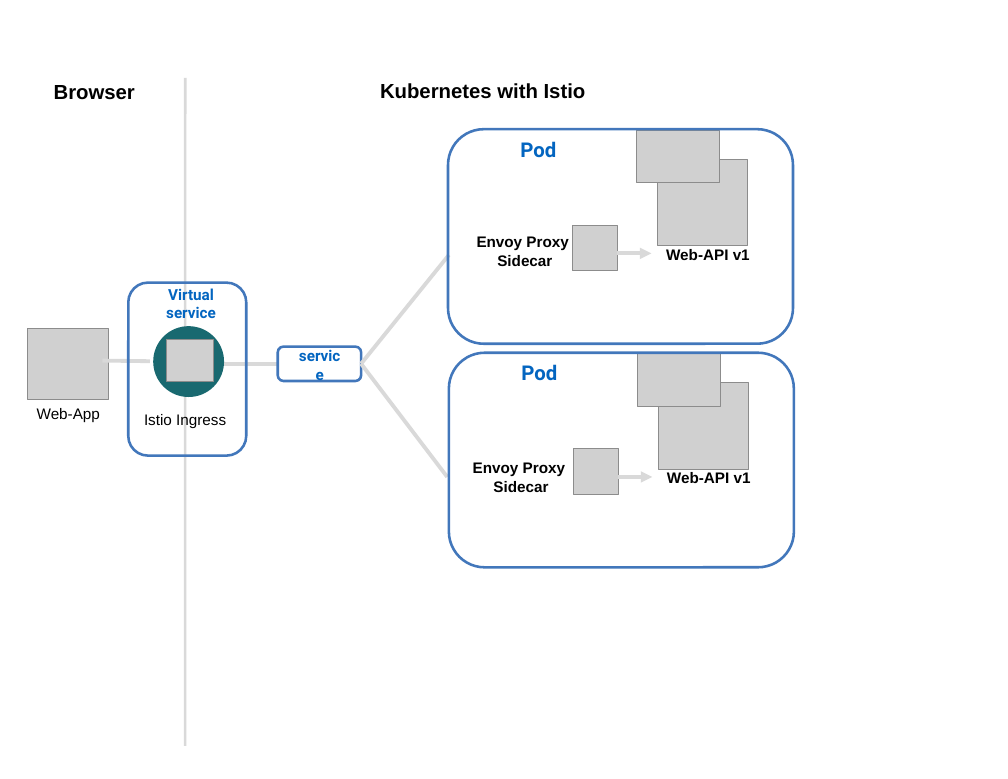
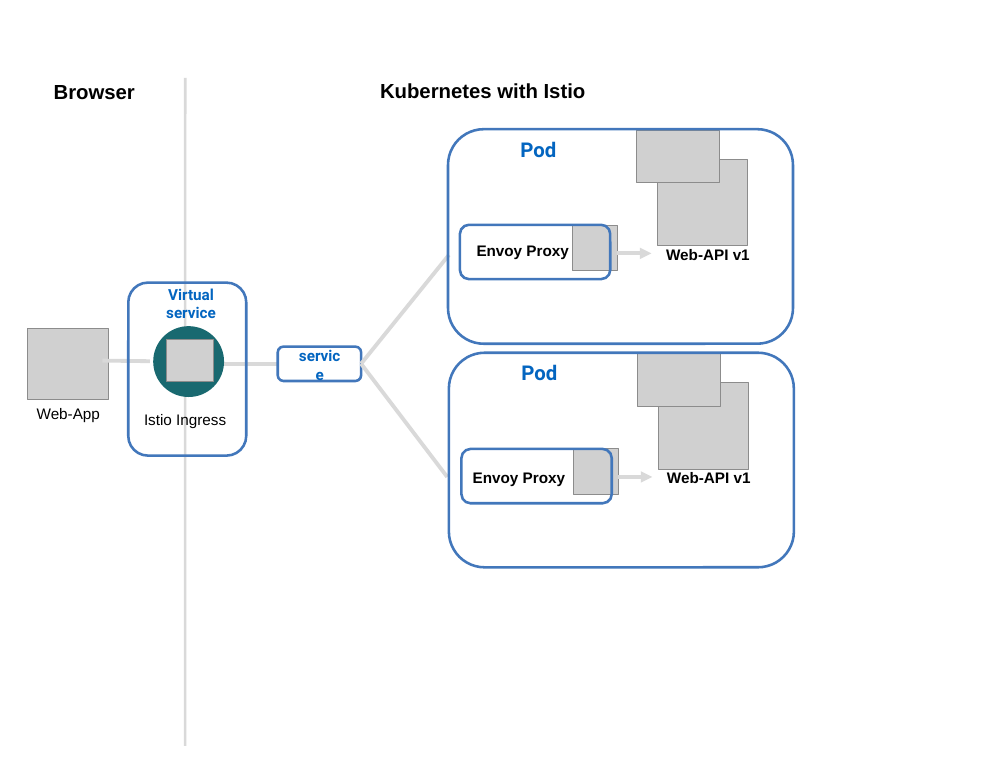
Before and after one commit to IBM/cloud-native-starter, a slide deck: slide 8 of workshop/images/architecture.pptx. Drawn at 1008x779 pixels with LibreOffice and Linux fonts; fonts in the diff are those of the drawing; grey boxes stand for pictures. Boxes give left, top, right and bottom in pixels: in the first picture for what was removed or moved away, otherwise in the second. Text is boxed around its words. In the diff, an @@ line names an element or a change of style, - is before the commit and + after.

```diff
--- a/workshop/images/architecture.pptx
+++ b/workshop/images/architecture.pptx
@@ rounded rectangle added at [460,225,610,279], outline #4277BB 2 pt @@
@@ text at [477,245,568,259]: text changed @@
-Envoy Proxy
-Sidecar
+Envoy Proxy
@@ rounded rectangle added at [462,449,612,503], outline #4277BB 2 pt @@
@@ text at [473,472,565,486]: text changed @@
-Envoy Proxy
-Sidecar
+Envoy Proxy
```
Also in this commit, not shown: 1 slide added, 9 other files.
